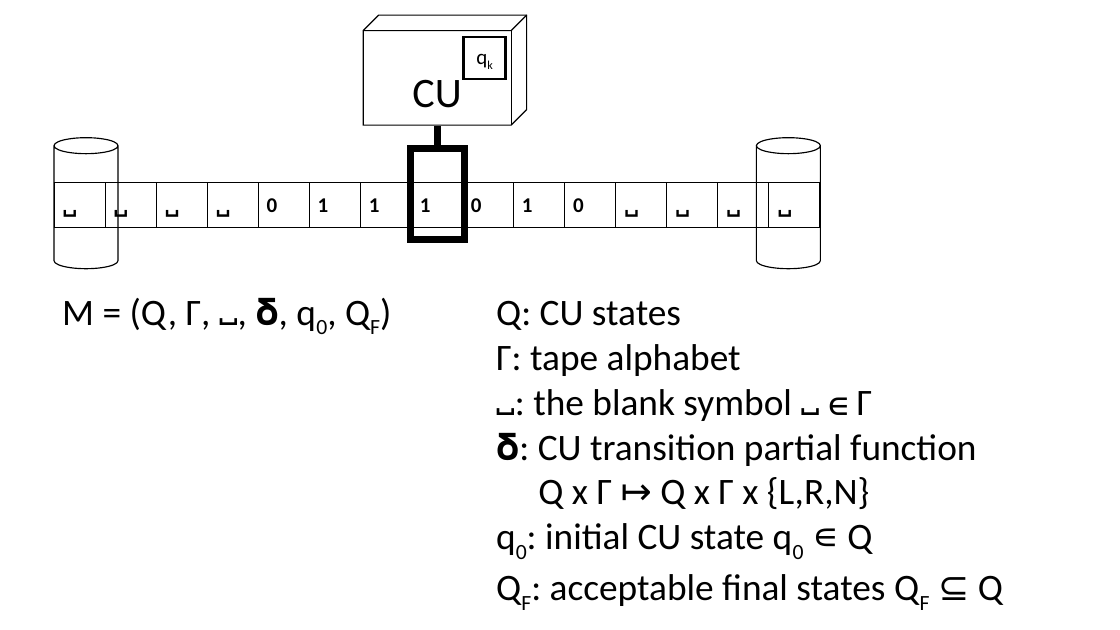
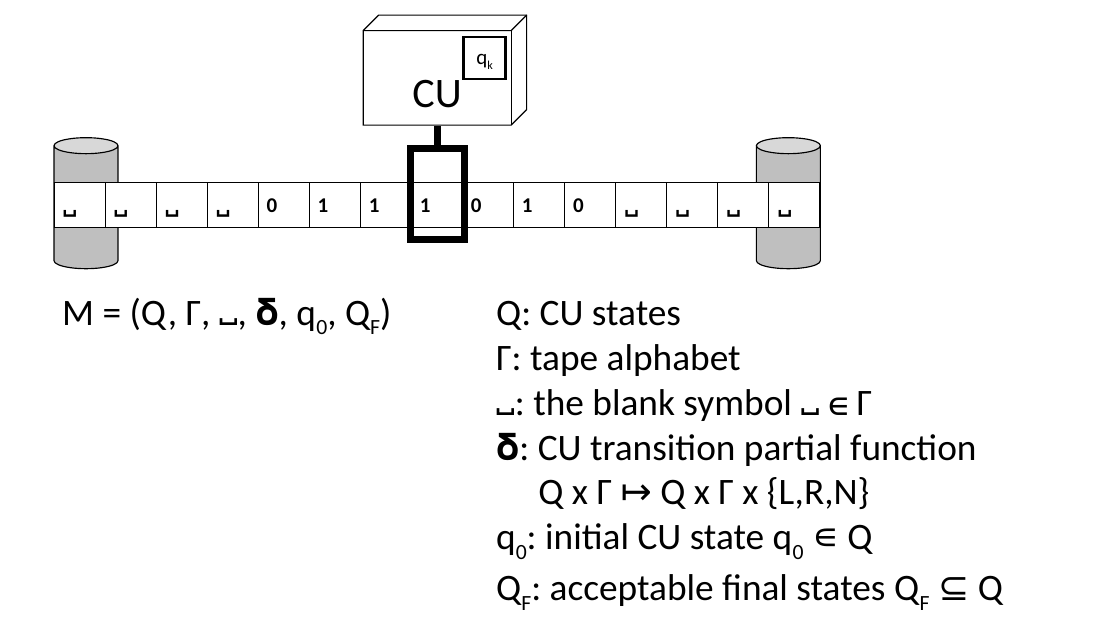
Before and after one commit to jbshep/jbshep.github.io, a slide deck: slide 8 of lectures/turing-machines.pptx. Drawn at 1120x630 pixels with LibreOffice and Linux fonts; fonts in the diff are those of the drawing. Boxes give left, top, right and bottom in pixels: in the first picture for what was removed or moved away, otherwise in the second. Text is boxed around its words. In the diff, an @@ line names an element or a change of style, - is before the commit and + after.

Commit message:
Updated TM lecture

```diff
--- a/lectures/turing-machines.pptx
+++ b/lectures/turing-machines.pptx
@@ cylinder at (x1=54, y1=138, x2=118, y2=269): fill none to #BFBFBF @@
@@ cylinder at (x1=756, y1=138, x2=820, y2=269): fill none to #BFBFBF @@
@@ table at (x1=54, y1=182, x2=823, y2=338) @@
@@ fill none to #FFFFFF in row 1 @@
```
Also in this commit, not shown: 5 other slides changed.
